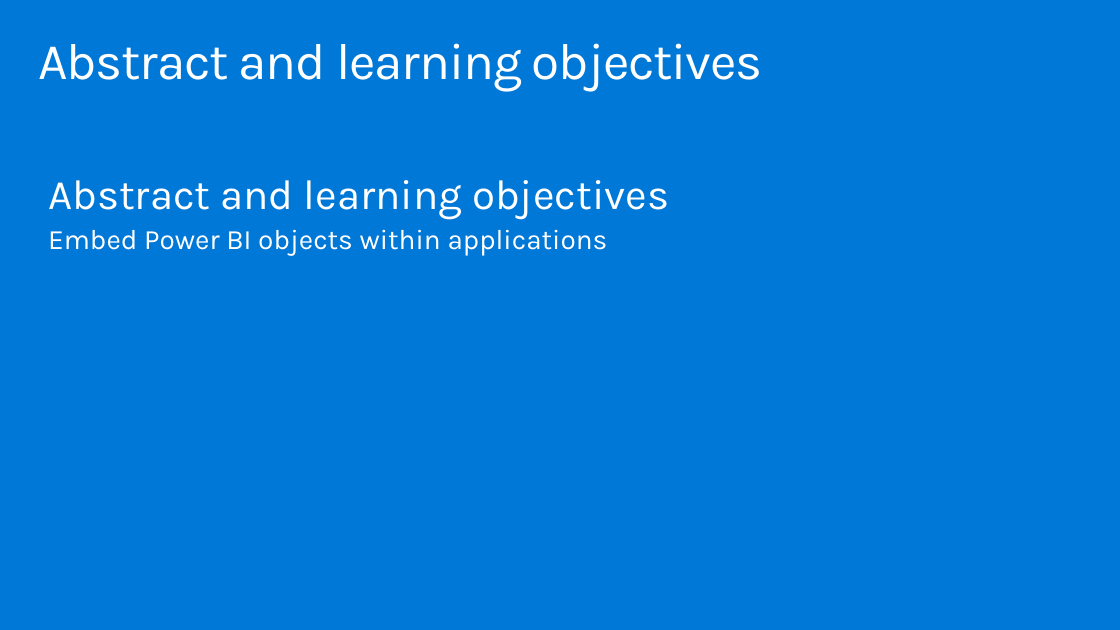
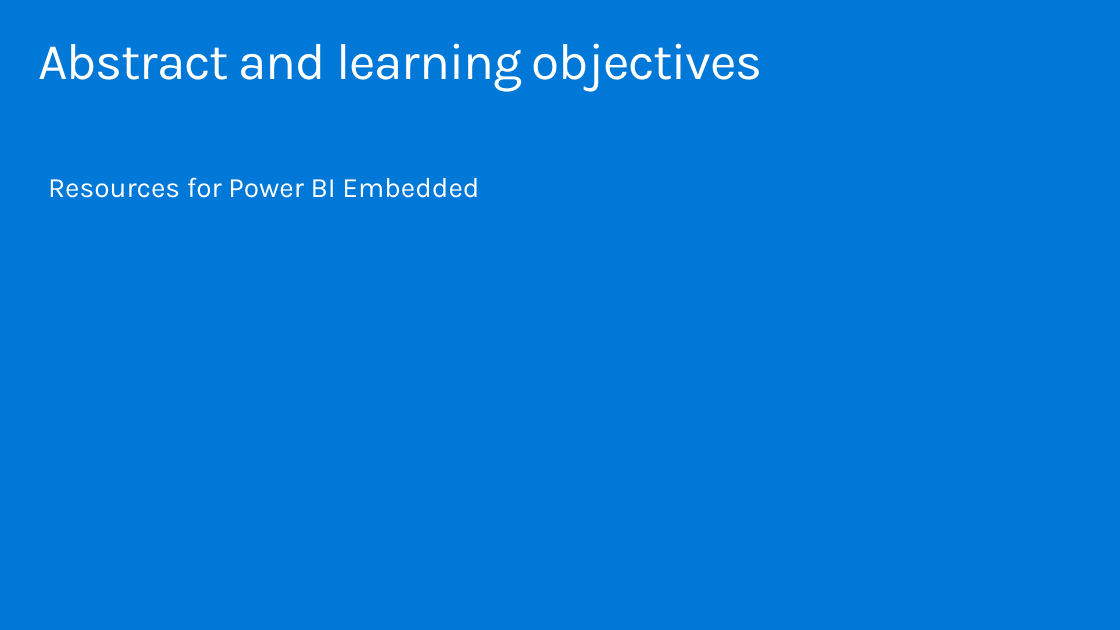
Before and after one commit to hnc198/AzurePowerBI, a slide deck: slide 3 of Hands-on Modules/Embedding/8. Resources.pptx. Drawn at 1120x630 pixels with LibreOffice and Linux fonts; fonts in the diff are those of the drawing. Boxes give left, top, right and bottom in pixels: in the first picture for what was removed or moved away, otherwise in the second. Text is boxed around its words. In the diff, an @@ line names an element or a change of style, - is before the commit and + after.

```diff
--- a/Hands-on Modules/Embedding/8. Resources.pptx
+++ b/Hands-on Modules/Embedding/8. Resources.pptx
@@ text at (48, 177, 479, 198): text changed @@
-Abstract and learning objectives
-Embed Power BI objects within applications
+Resources for Power BI Embedded
```
Also in this commit, not shown: 1 other slide changed, 2 slides added, 9 slides removed, 4 other files.
